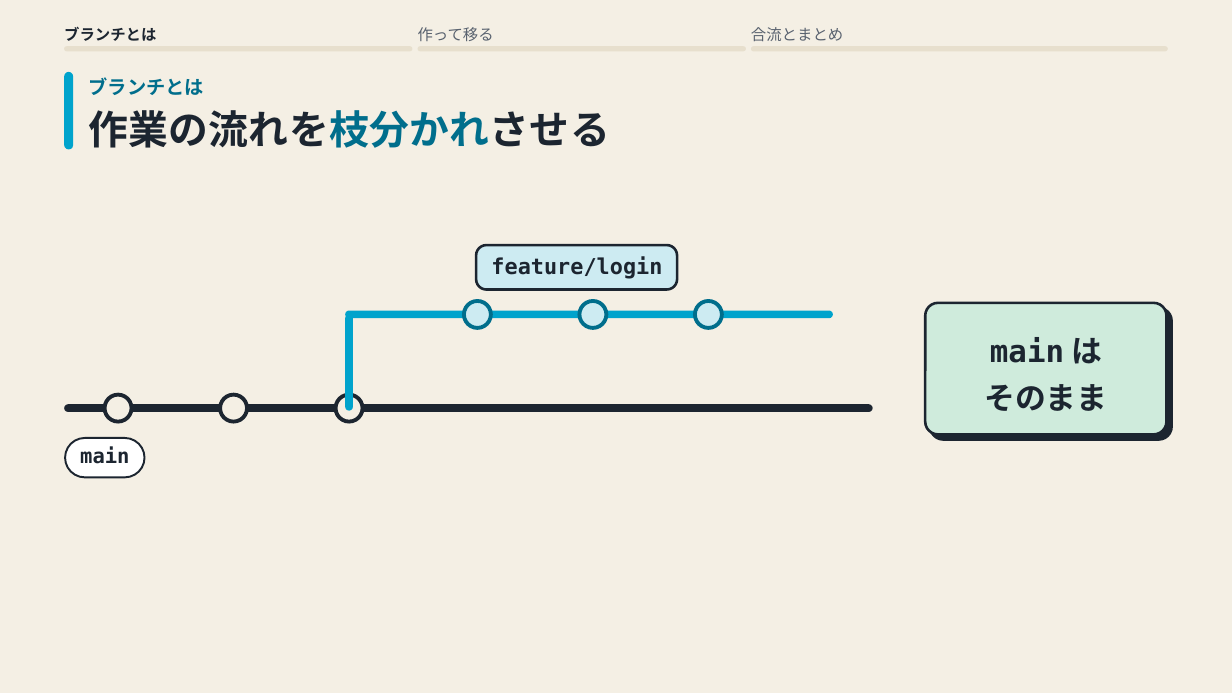
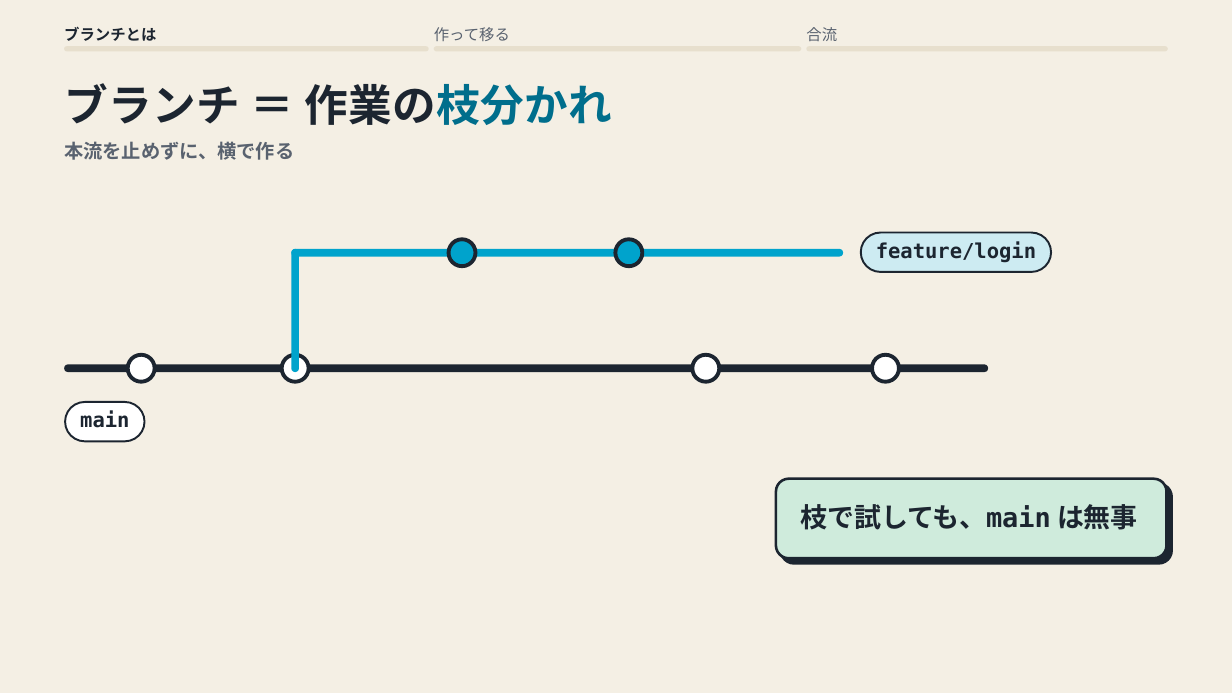
Before and after one commit to yukihito-jokyu/context, a slide deck: slide 1 of docs/artifacts/skills/motion-deck/git-branch.pptx. Drawn at 1232x693 pixels with LibreOffice and Linux fonts; fonts in the diff are those of the drawing. Boxes give left, top, right and bottom in pixels: in the first picture for what was removed or moved away, otherwise in the second. Text is boxed around its words. In the diff, an @@ line names an element or a change of style, - is before the commit and + after.

Commit message:
📚 motion-deckの実行例を更新後のスキルで作り直す #142

```diff
--- a/docs/artifacts/skills/motion-deck/git-branch.pptx
+++ b/docs/artifacts/skills/motion-deck/git-branch.pptx
@@ text "作って移る": place and size @@
-text "作って移る" at [418,27,494,41]
+text "作って移る" at [434,27,510,41]
@@ text at [806,27,837,41]: text changed @@
-合流とまとめ
+合流
@@ rounded rectangle: place and size @@
-rounded rectangle at [64,46,412,52]
+rounded rectangle at [64,46,428,52]
@@ rounded rectangle: place and size @@
-rounded rectangle at [418,46,746,52]
+rounded rectangle at [433,46,801,52]
@@ rounded rectangle: place and size @@
-rounded rectangle at [751,46,1168,52]
+rounded rectangle at [807,46,1168,52]
@@ text at [64,83,613,125]: text changed; size 31 to 34 pt @@
-作業の流れを枝分かれさせる
+ブランチ ＝ 作業の枝分かれ
@@ rounded rectangle removed at [64,72,73,150] @@
@@ text removed at [89,77,204,95] @@
-ブランチとは
@@ text added at [64,141,294,160], 15 pt, text #59626F, bold @@
+本流を止めずに、横で作る
@@ rounded rectangle: place and size @@
-rounded rectangle at [579,301,606,328]
+rounded rectangle at [448,239,475,266]
@@ rounded rectangle at [448,239,475,266]: fill #CDEBF2 to #00A3CC; outline #006E8C 3 pt to #1C2530 3 pt @@
@@ rounded rectangle: place and size @@
-rounded rectangle at [476,245,677,289]
+rounded rectangle at [616,239,642,266]
@@ rounded rectangle at [616,239,642,266]: fill #CDEBF2 to #00A3CC; outline #1C2530 2 pt to #1C2530 3 pt; proportions changed @@
@@ rounded rectangle added at [861,233,1052,273], fill #CDEBF2, outline #1C2530 1.5 pt @@
@@ text "feature/login": place and size @@
-text "feature/login" at [491,256,662,279]
+text "feature/login" at [876,241,1036,263]
@@ text "feature/login" at [876,241,1036,263]: size 17 to 16 pt @@
@@ rounded rectangle: place and size @@
-rounded rectangle at [346,311,834,318]
+rounded rectangle at [291,249,843,256]
@@ rounded rectangle: place and size @@
-rounded rectangle at [346,314,353,410]
+rounded rectangle at [291,249,299,372]
@@ rounded rectangle removed at [464,301,491,328] @@
@@ rounded rectangle removed at [695,301,722,328] @@
@@ rounded rectangle: place and size @@
-rounded rectangle at [104,395,131,421]
+rounded rectangle at [128,355,154,382]
@@ fill #F4EFE4 to #FFFFFF in 3 elements at [128,355,154,382], [692,355,719,382], [282,355,309,382] @@
@@ rounded rectangle: place and size @@
-rounded rectangle at [220,395,247,421]
+rounded rectangle at [282,355,309,382]
@@ rounded rectangle: place and size @@
-rounded rectangle at [335,395,362,421]
+rounded rectangle at [692,355,719,382]
@@ rounded rectangle added at [872,355,899,382], fill #FFFFFF, outline #1C2530 3 pt @@
@@ rounded rectangle: place and size @@
-rounded rectangle at [64,405,872,412]
+rounded rectangle at [64,364,988,372]
@@ rounded rectangle: place and size @@
-rounded rectangle at [65,438,144,478]
+rounded rectangle at [65,402,144,442]
@@ text "main": place and size @@
-text "main" at [80,447,129,464]
+text "main" at [80,411,129,428]
@@ rounded rectangle: place and size @@
-rounded rectangle at [925,303,1166,434]
+rounded rectangle at [776,479,1167,558]
@@ rounded rectangle at [776,479,1167,558]: proportions changed @@
@@ text at [800,504,1138,530]: text changed; size 24 to 21 pt @@
-main は
-そのまま
+枝で試しても、main は無事
```
Also in this commit, not shown: 2 other slides changed, 1 slide added, 1 slide removed, 15 other files.
